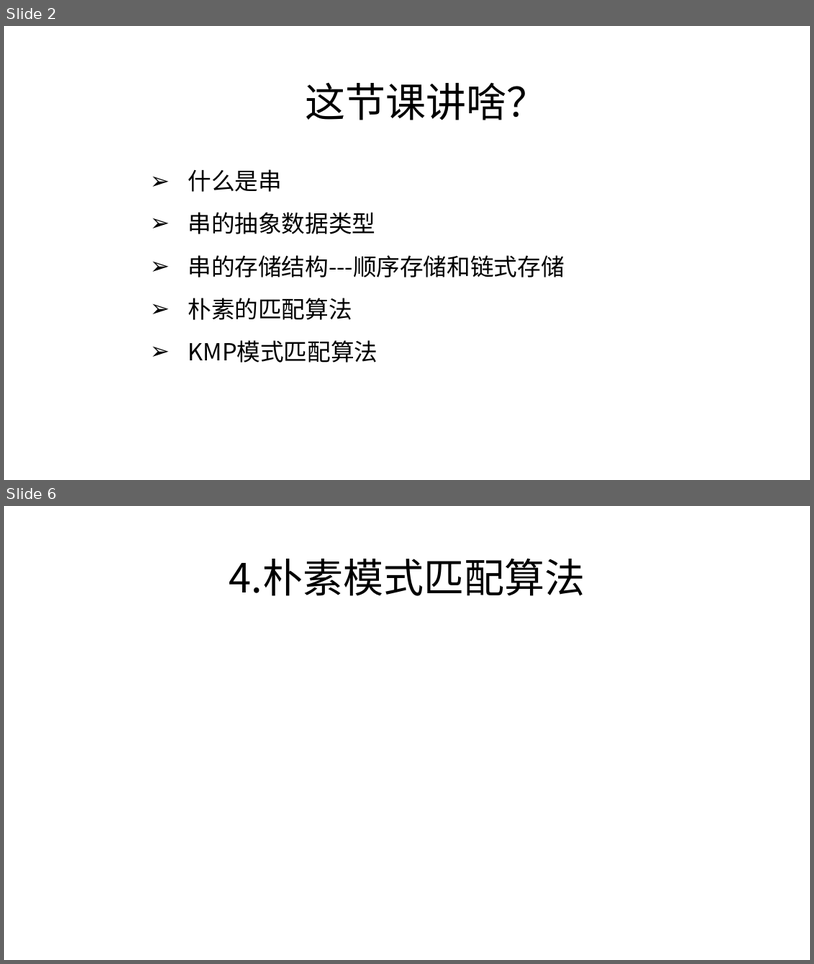
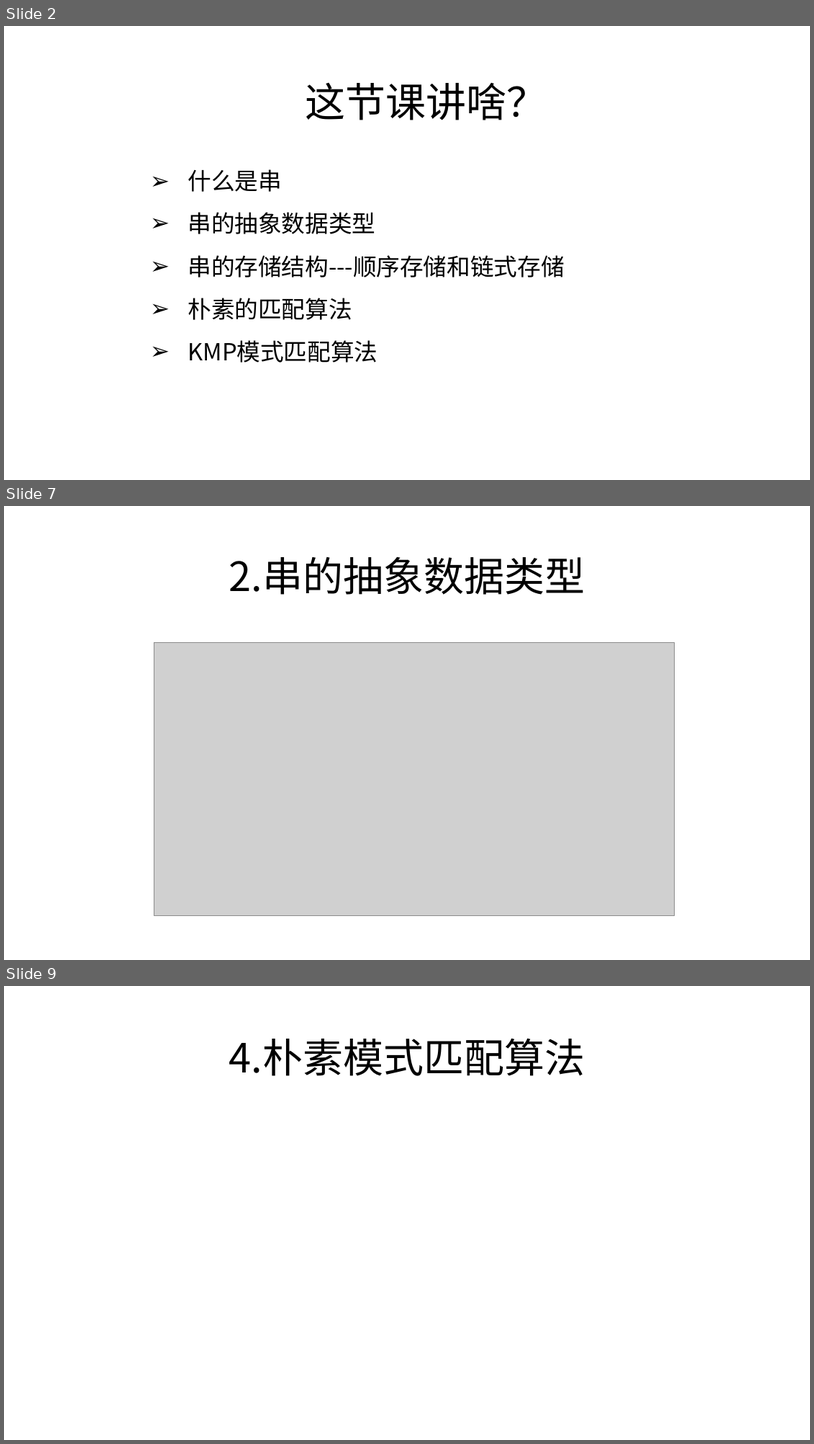
Before and after one commit to zjyesir/hmc_data_structure, a slide deck: ppt/4 串.pptx. Shown one above the other, each under a label of ours: slides 2 and 6 before the commit, slides 2, 7 and 9 after it; the slides between them are not shown. The pictures are 814x964 and 814x1444 pixels, drawn with LibreOffice and Linux fonts; fonts in the diff are those of the drawing; grey boxes stand for pictures; background and template pictures are left out. Boxes give left, top, right and bottom in pixels: in the first picture for what was removed or moved away, otherwise in the second. Text is boxed around its words. In the diff, an @@ line names an element or a change of style, - is before the commit and + after.

```diff
--- a/ppt/4 串.pptx
+++ b/ppt/4 串.pptx
@@ slide 7 added at box(4, 506, 810, 960), background picture (left out) @@
@@ text added at box(229, 556, 586, 595), 48 pt, text #000000 @@
+2.串的抽象数据类型
@@ picture added at box(154, 643, 675, 916) @@
@@ what was slide 6 is now slide 9 @@
```
Also in this commit, not shown: 4 slides changed, 2 other slides added, 3 other files.
